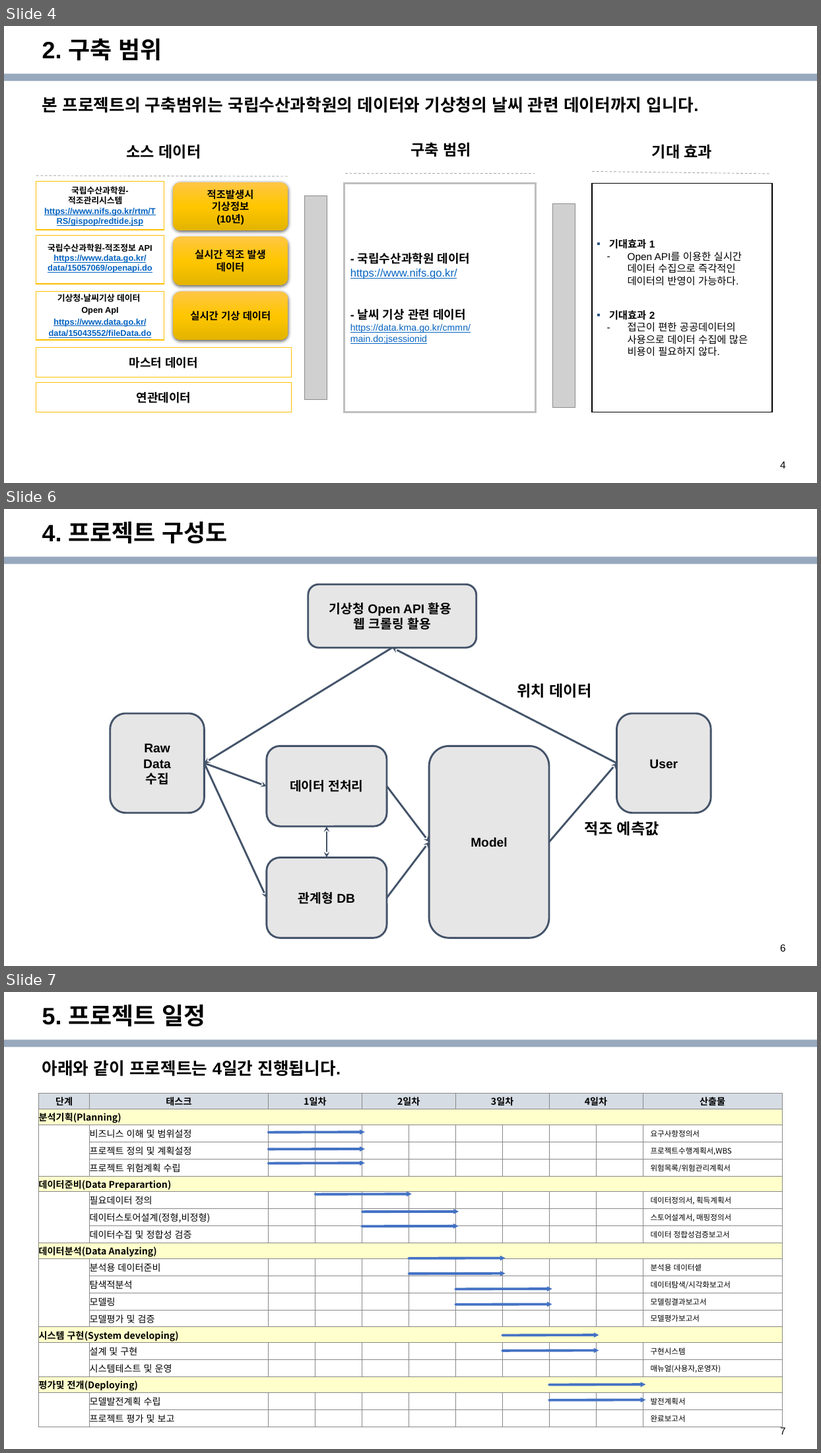
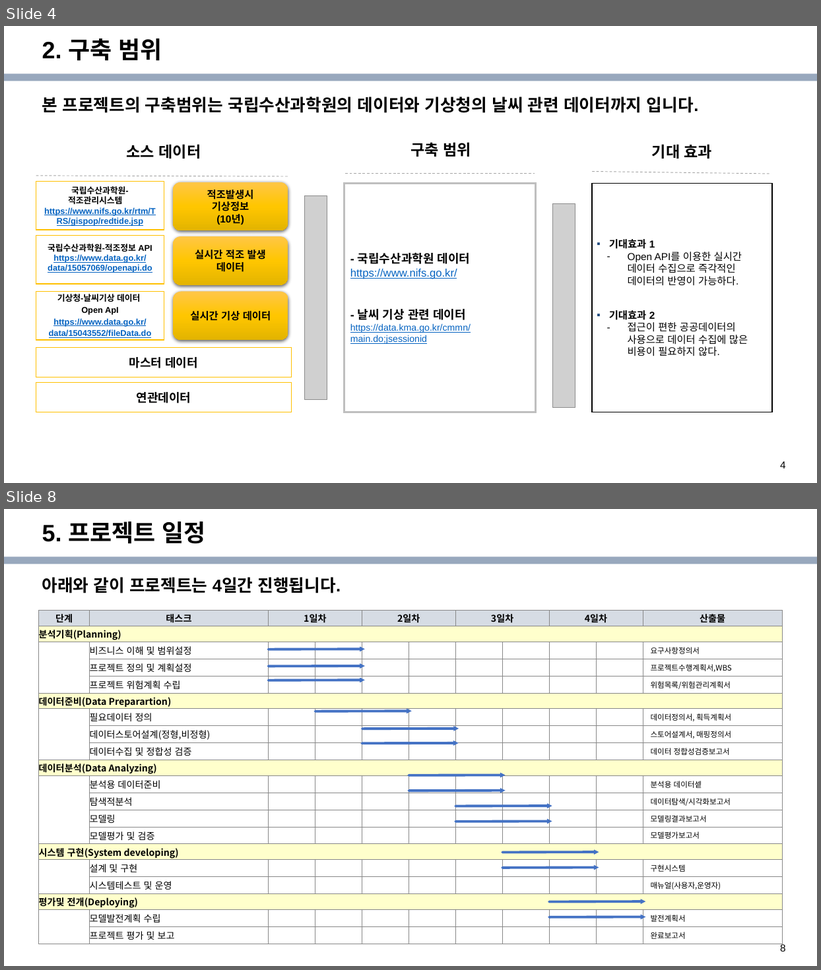
Before and after one commit to epocheing/202206_KNU_kdt2, a slide deck: Docs/4조 프로젝트 계획서.pptx. Shown one above the other, each under a label of ours: slides 4, 6 and 7 before the commit, slides 4 and 8 after it; the slides between them are not shown. The pictures are 821x1453 and 821x970 pixels, drawn with LibreOffice and Linux fonts; fonts in the diff are those of the drawing; grey boxes stand for pictures; background and template pictures are left out. Boxes give left, top, right and bottom in pixels: in the first picture for what was removed or moved away, otherwise in the second. Text is boxed around its words. In the diff, an @@ line names an element or a change of style, - is before the commit and + after.

```diff
--- a/Docs/4조 프로젝트 계획서.pptx
+++ b/Docs/4조 프로젝트 계획서.pptx
@@ slide 6 removed at (4, 509, 817, 966), background picture (left out); not listed: 2 template elements that a slide beside it also shows @@
@@ title removed at (42, 522, 228, 544) @@
-4. 프로젝트 구성도
@@ group removed at (110, 585, 711, 939): 7 arrows, 6 rounded rectangles, 2 texts, 1 double arrow @@
-User
-적조 예측값
-Raw
-Data
-수집
-위치 데이터
-기상청 Open API 활용
-웹 크롤링 활용
-데이터 전처리
-관계형 DB
-Model
@@ what was slide 7 is now slide 8 @@
@@ page number at (780, 943, 786, 952): text changed @@
-7
+8
```
Also in this commit, not shown: 3 slides changed, 2 slides added, 1 other file.
